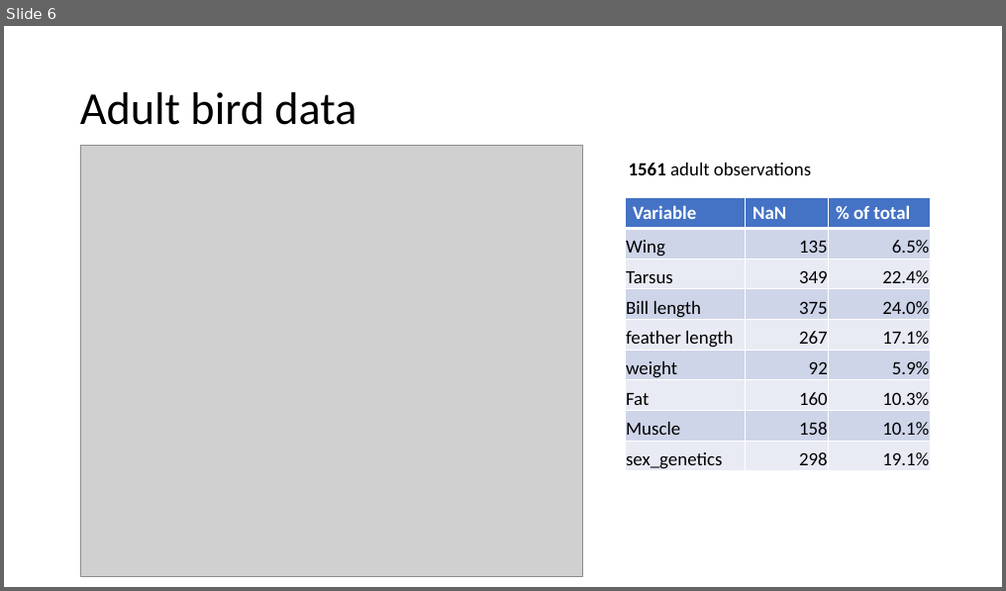
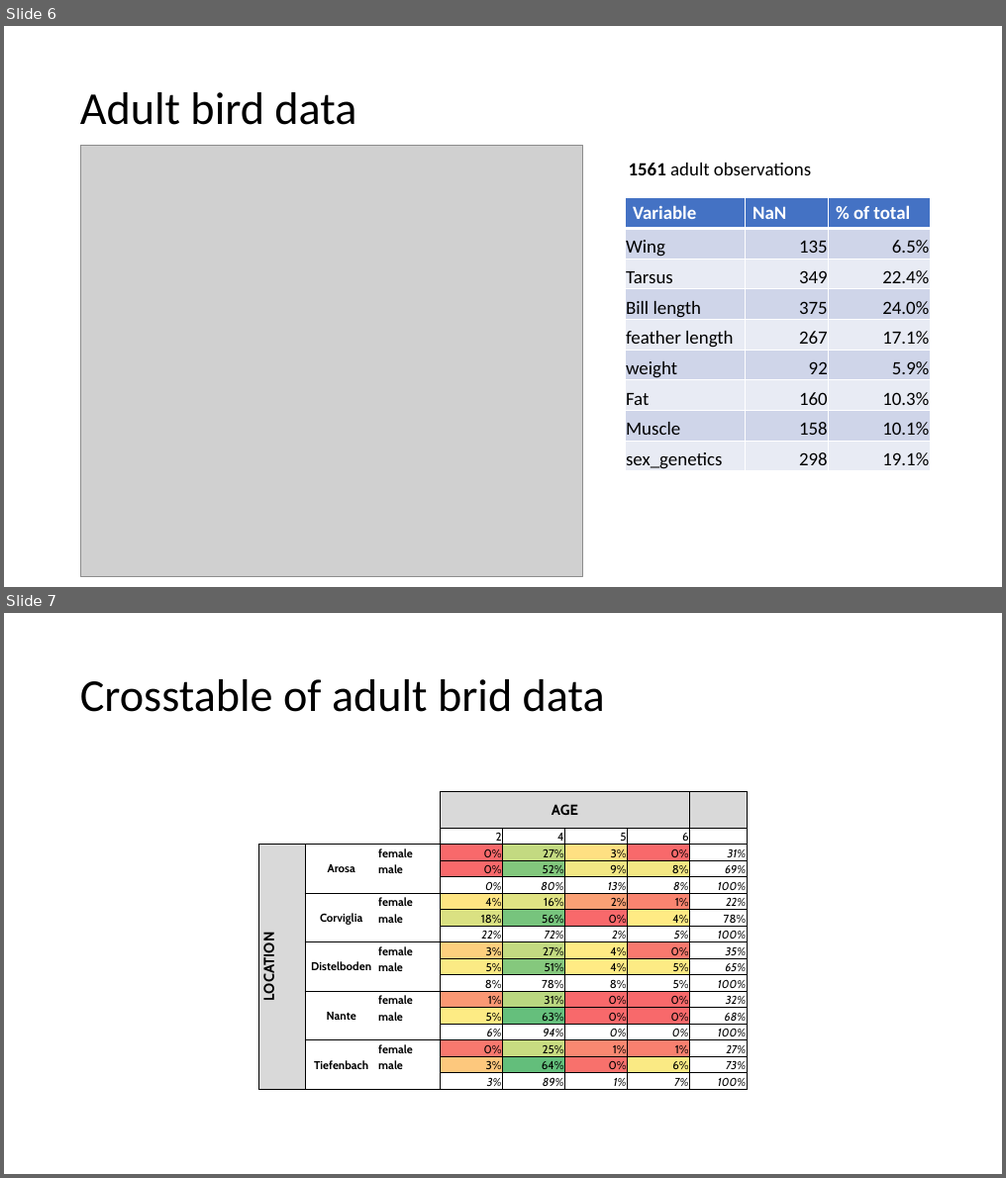
Before and after one commit to AlderCoder/Snow-finches, a slide deck: initial presentation.pptx. Shown one above the other, each under a label of ours: slide 6 before the commit, slides 6 and 7 after it. The pictures are 1006x591 and 1006x1178 pixels, drawn with LibreOffice and Linux fonts; fonts in the diff are those of the drawing; grey boxes stand for pictures. Boxes give left, top, right and bottom in pixels: in the first picture for what was removed or moved away, otherwise in the second. Text is boxed around its words. In the diff, an @@ line names an element or a change of style, - is before the commit and + after.

```diff
--- a/initial presentation.pptx
+++ b/initial presentation.pptx
@@ slide 7 added at box(4, 613, 1002, 1174), background #FFFFFF @@
@@ title added at box(80, 679, 605, 712), 44 pt, text #000000 @@
+Crosstable of adult brid data
@@ table added at box(259, 791, 746, 1090), 17 rows, 8 columns @@
+ |  |  | AGE |  |  |  | 
+ |  |  | 2 | 4 | 5 | 6 | 
+LOCATION | Arosa | female | 0% | 27% | 3% | 0% | 31%
+ |  | male | 0% | 52% | 9% | 8% | 69%
+ |  |  | 0% | 80% | 13% | 8% | 100%
+ | Corviglia | female | 4% | 16% | 2% | 1% | 22%
+ |  | male | 18% | 56% | 0% | 4% | 78%
+ |  |  | 22% | 72% | 2% | 5% | 100%
+ | Distelboden | female | 3% | 27% | 4% | 0% | 35%
+ |  | male | 5% | 51% | 4% | 5% | 65%
+ |  |  | 8% | 78% | 8% | 5% | 100%
+ | Nante | female | 1% | 31% | 0% | 0% | 32%
+ |  | male | 5% | 63% | 0% | 0% | 68%
+ |  |  | 6% | 94% | 0% | 0% | 100%
+ | Tiefenbach | female | 0% | 25% | 1% | 1% | 27%
+ |  | male | 3% | 64% | 0% | 6% | 73%
+ |  |  | 3% | 89% | 1% | 7% | 100%
```
Also in this commit, not shown: 7 other slides added, 3 slides removed, 1 other file.
